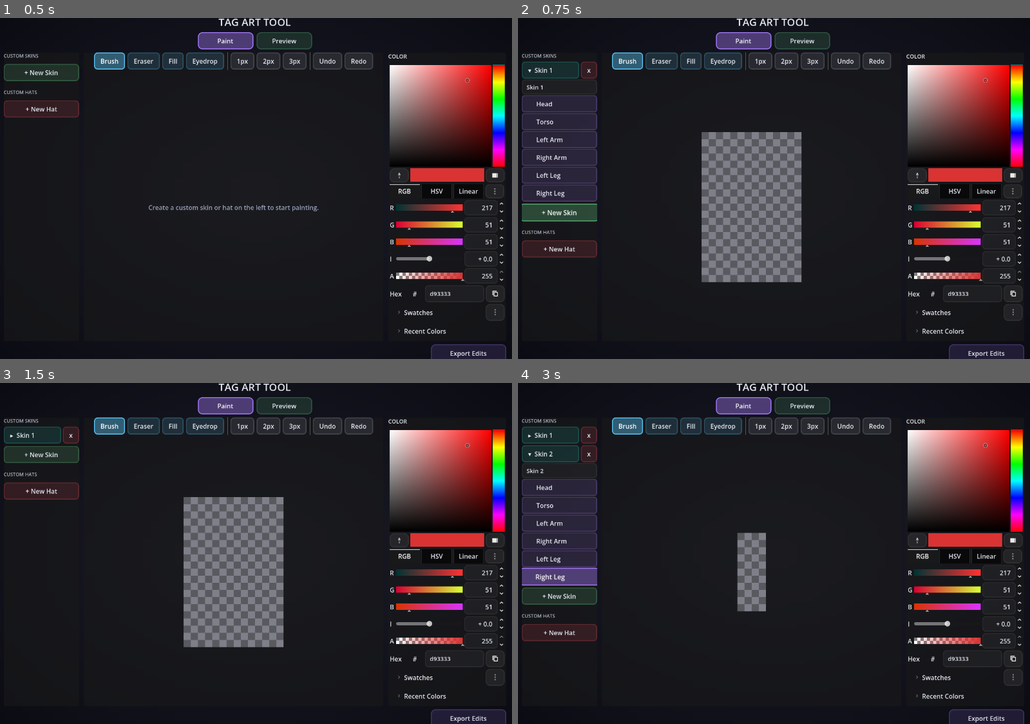
Above: before the commit, frames 1-4 (two rows, left to right).
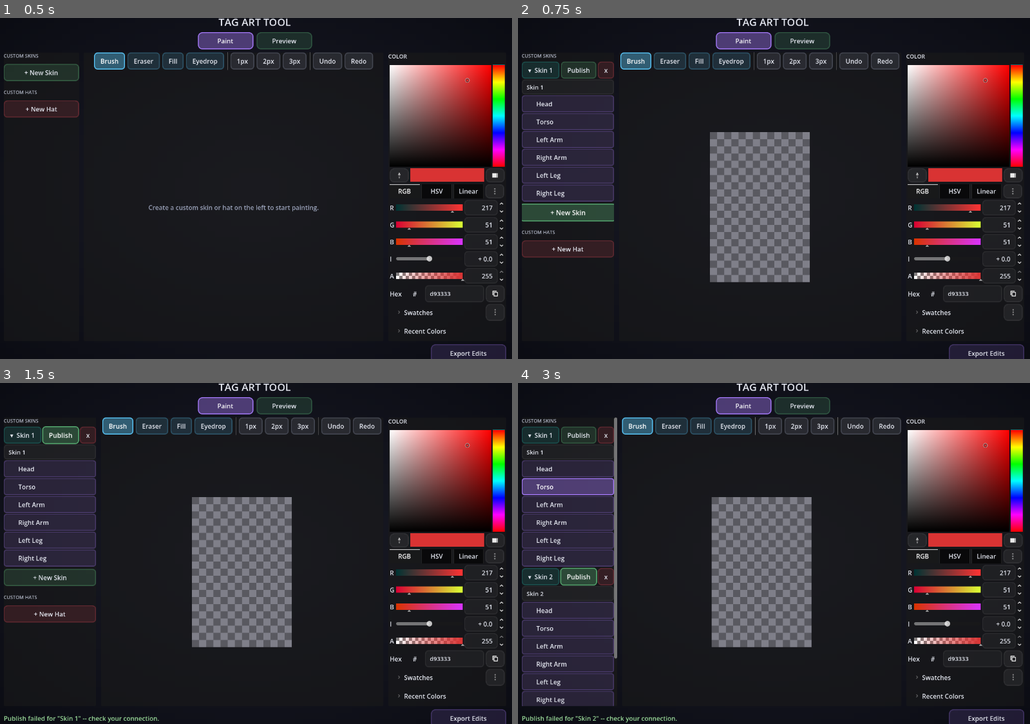
Above: after the commit, the same moments.

Repository: SumDumIdiut/tag
Game: Godot game, scene res://tools/art_tool.tscn
The game is run twice, just before and just after one commit, with the same random seed, the same clock (stepped at 60 frames per second) and the same inputs. This scene is started directly instead of the project's main scene.
Inputs (mouse positions are in pixels of both pictures, inside the frame that each line leads up to):
- Up to frame 1 (0.5 s): no input
- Up to frame 2 (0.75 s): click "+ New Skin" at 0.5 s
- Up to frame 3 (1.5 s): click (61, 434) at 1.25 s, where only the run after the commit has a clickable "Publish"
- Up to frame 4 (3 s): click "+ New Skin" at 2 s; click (579, 577) at 2.75 s, where only the run after the commit has a clickable "Publish"

Frame 1 is identical in both runs. In frame 2, 11% of the frame differs, in the area x 0-75%, y 10-78%; in frame 3, 17%; in frame 4, 19%, in the area x 0-75%, y 10-100%.

Commit message:
Add direct-publish for Art Tool skins/hats, refresh shop catalog on open
Each Custom Skin/Hat sidebar entry gets a Publish button that uploads
straight to the shared catalog via SkinCatalog.add_drawn_skin/
add_drawn_hat -- the exact same endpoints the in-game drawing tool
already uses in production, so no server changes were needed. No more
manual export-and-PR round trip for something this low-risk.

Also fixes the other half of "published items don't need a restart to
show up": only the publisher's own client ever refreshed its catalog
after an upload (skin_editor.gd's existing self-refresh) -- every
other client only fetched the catalog once, at game startup. Shop now
re-fetches every time it opens.

Verified against the live relay server: published a test skin and hat
through the new buttons, confirmed both landed in the real catalog via
a separate fetch, then cleaned up the test entries and their image
data from the server afterward.

Diff:
--- a/game/main/shop.gd
+++ b/game/main/shop.gd
@@ -46,6 +46,11 @@
 	SkinCatalog.hat_received.connect(func(_id): _refresh_grid())
 	status_label.text = "Loading..."
 	_refresh_grid()
+	# Re-fetch every time the shop opens (not just once at game startup) so a
+	# skin/hat someone else just published via the Art Tool's Publish button
+	# actually shows up here without needing a restart -- catalog_loaded
+	# above already re-renders the grid once this lands.
+	SkinCatalog.refresh_catalog()
 
 func _set_mode(mode: String) -> void:
 	_mode = mode
--- a/game/tools/art_tool.gd
+++ b/game/tools/art_tool.gd
@@ -226,6 +226,12 @@
 		_rebuild_custom_skins_list()
 	)
 	header.add_child(expand_btn)
+	var publish_btn := Button.new()
+	publish_btn.text = "Publish"
+	publish_btn.custom_minimum_size = Vector2(72, 0)
+	UIStyle.style_button(publish_btn, UIStyle.COLOR_ONLINE, 8)
+	publish_btn.pressed.connect(_on_publish_skin_pressed.bind(id, publish_btn))
+	header.add_child(publish_btn)
 	header.add_child(_delete_button(func():
 		_custom_skins.erase(id)
 		_skin_names.erase(id)
@@ -283,6 +289,12 @@
 	UIStyle.style_button(select_btn, UIStyle.COLOR_SANDBOX, 8)
 	select_btn.pressed.connect(_show_part.bind(_custom_hats[id], "design", "hat", id))
 	header.add_child(select_btn)
+	var publish_btn := Button.new()
+	publish_btn.text = "Publish"
+	publish_btn.custom_minimum_size = Vector2(72, 0)
+	UIStyle.style_button(publish_btn, UIStyle.COLOR_ONLINE, 8)
+	publish_btn.pressed.connect(_on_publish_hat_pressed.bind(id, publish_btn))
+	header.add_child(publish_btn)
 	header.add_child(_delete_button(func():
 		_custom_hats.erase(id)
 		_hat_names.erase(id)
@@ -312,6 +324,44 @@
 	UIStyle.style_button(btn, UIStyle.COLOR_RANKED, 8)
 	btn.pressed.connect(on_delete)
 	return btn
+
+## Uploads straight to the shared catalog via the same endpoint the in-game
+## drawing tool already uses (SkinCatalog.add_drawn_skin) -- no server
+## changes, no admin step, live for every player as soon as this returns.
+## `btn` is re-enabled on both success and failure so publishing again (e.g.
+## after touching the art up further) doesn't need a full list rebuild;
+## is_instance_valid guards against the entry having been deleted or the
+## list rebuilt (renamed) while the upload was in flight.
+func _on_publish_skin_pressed(id: String, btn: Button) -> void:
+	if not _custom_skins.has(id):
+		return
+	var skin_name: String = _skin_names[id]
+	btn.disabled = true
+	status_label.text = "Publishing \"%s\"..." % skin_name
+	var server_id: String = await SkinCatalog.add_drawn_skin(_custom_skins[id], skin_name)
+	if not is_instance_valid(btn):
+		return
+	btn.disabled = false
+	if server_id.is_empty():
+		status_label.text = "Publish failed for \"%s\" -- check your connection." % skin_name
+	else:
+		status_label.text = "Published \"%s\" -- live for everyone now." % skin_name
+
+## Same idea as _on_publish_skin_pressed, for hats.
+func _on_publish_hat_pressed(id: String, btn: Button) -> void:
+	if not _custom_hats.has(id):
+		return
+	var hat_name: String = _hat_names[id]
+	btn.disabled = true
+	status_label.text = "Publishing \"%s\"..." % hat_name
+	var server_id: String = await SkinCatalog.add_drawn_hat(_custom_hats[id]["design"], hat_name)
+	if not is_instance_valid(btn):
+		return
+	btn.disabled = false
+	if server_id.is_empty():
+		status_label.text = "Publish failed for \"%s\" -- check your connection." % hat_name
+	else:
+		status_label.text = "Published \"%s\" -- live for everyone now." % hat_name
 
 ## `images` is whichever part-dict is being edited; `context` is "skin" or
 ## "hat" (drives the big preview's tinting-free rendering); `id` is the
